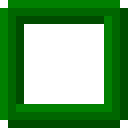
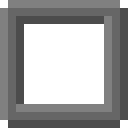
Layers edited between the first and the second 128 x 128 image:
"b": blend multiply → normal over <box>0,0,128,128</box>
removed layer "bg" from group "falling" over <box>0,0,128,128</box>
